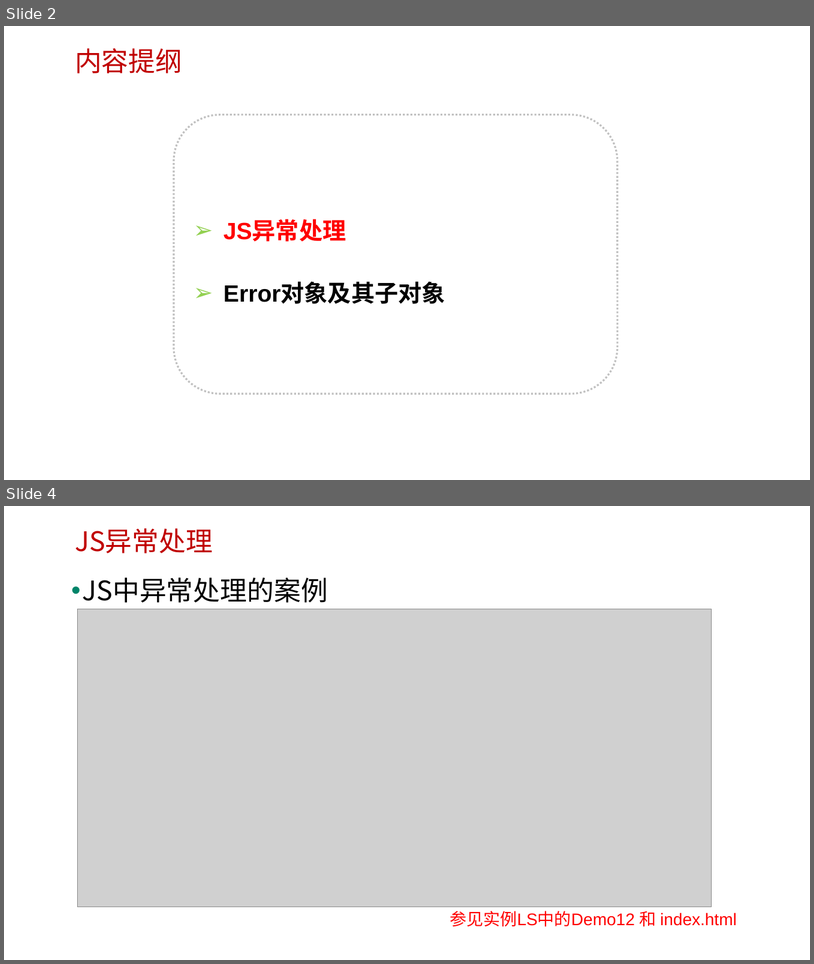
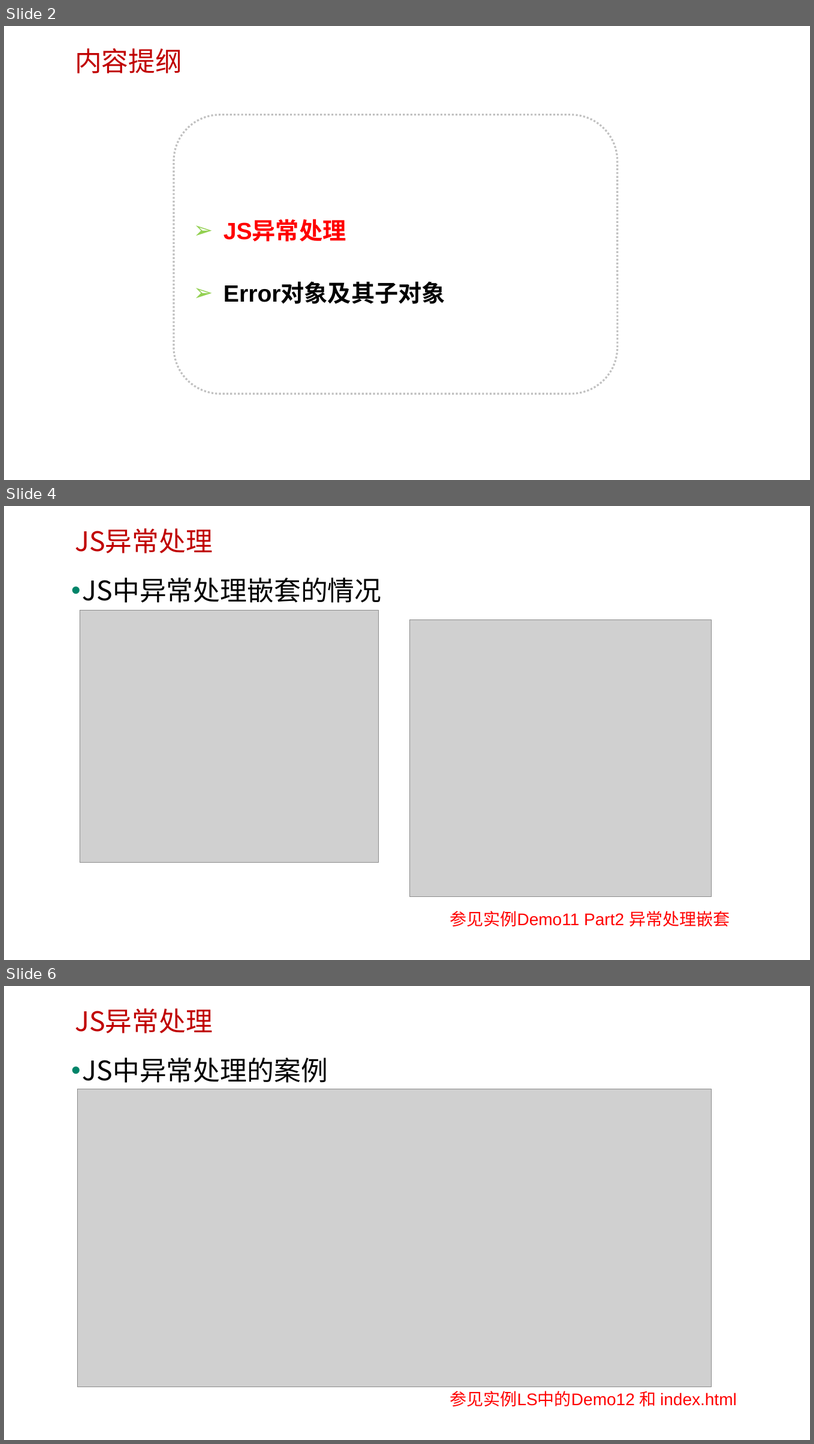
Before and after one commit to edu2act/course-javascript-advanced, a slide deck: 课程PPT/21.JS标准内置对象-构造器（Error）及异常处理.pptx. Shown one above the other, each under a label of ours: slides 2 and 4 before the commit, slides 2, 4 and 6 after it; the slides between them are not shown. The pictures are 814x964 and 814x1444 pixels, drawn with LibreOffice and Linux fonts; fonts in the diff are those of the drawing; grey boxes stand for pictures; background and template pictures are left out. Boxes give left, top, right and bottom in pixels: in the first picture for what was removed or moved away, otherwise in the second. Text is boxed around its words. In the diff, an @@ line names an element or a change of style, - is before the commit and + after.

```diff
--- a/课程PPT/21.JS标准内置对象-构造器（Error）及异常处理.pptx
+++ b/课程PPT/21.JS标准内置对象-构造器（Error）及异常处理.pptx
@@ slide 4 added at [4,506,810,960], background picture (left out) @@
@@ text added at [75,528,213,553], 32 pt, text #C00000 @@
+JS异常处理
@@ text added at [83,577,382,603], 32 pt, text #000000 @@
+• JS中异常处理嵌套的情况
@@ picture added at [80,610,378,862] @@
@@ picture added at [410,620,713,897] @@
@@ text added at [450,910,730,927], 20 pt, text #FF0000 @@
+参见实例Demo11 Part2 异常处理嵌套
@@ what was slide 4 is now slide 6 @@
```
Also in this commit, not shown: 3 slides changed, 1 other slide added, 3 other files.
